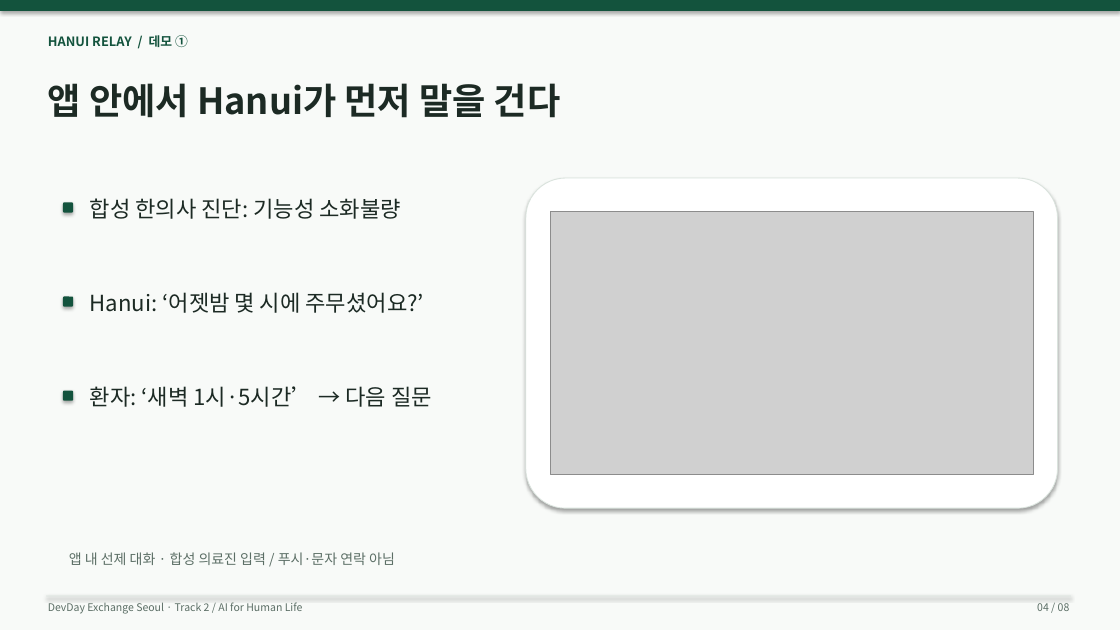
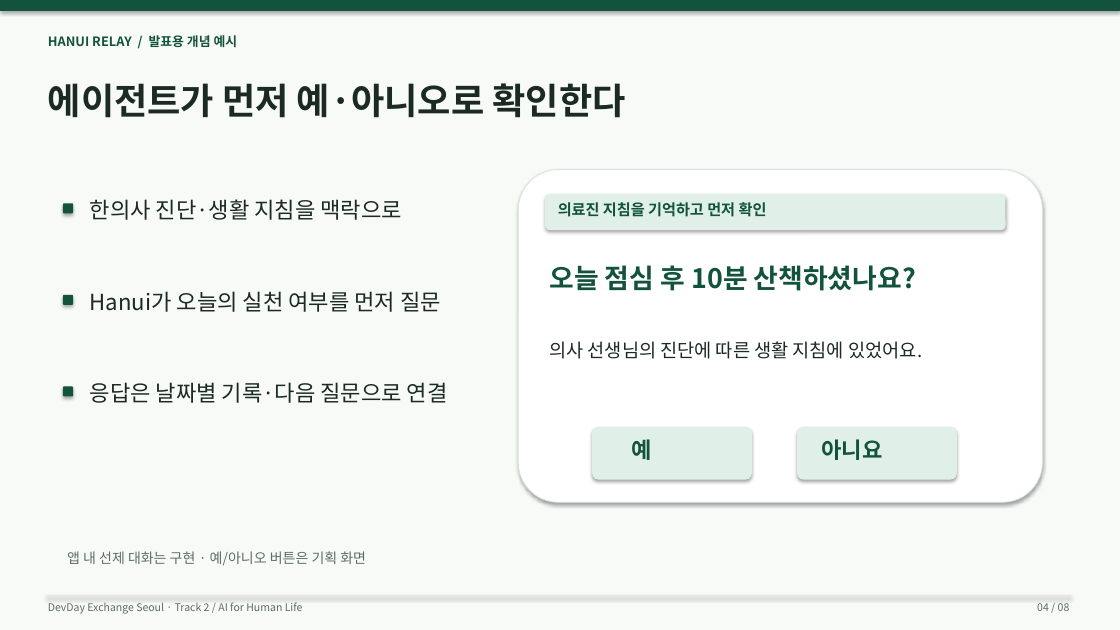
Before and after one commit to wlsalswo14/devday-hanui-relay, a slide deck: slide 4 of presentations/Hanui-Relay-4min.pptx. Drawn at 1120x630 pixels with LibreOffice and Linux fonts; fonts in the diff are those of the drawing; grey boxes stand for pictures. Boxes give left, top, right and bottom in pixels: in the first picture for what was removed or moved away, otherwise in the second. Text is boxed around its words. In the diff, an @@ line names an element or a change of style, - is before the commit and + after.

Commit message:
Unify agent wording and yes-no coaching across both presentation decks

```diff
--- a/presentations/Hanui-Relay-4min.pptx
+++ b/presentations/Hanui-Relay-4min.pptx
@@ text at <box>48,35,238,47</box>: text changed @@
-HANUI RELAY / 데모 ①
+HANUI RELAY / 발표용 개념 예시
@@ text at <box>48,83,626,118</box>: text changed @@
-앱 안에서 Hanui가 먼저 말을 건다
+에이전트가 먼저 예·아니오로 확인한다
@@ rounded rectangle: place and size @@
-rounded rectangle at <box>526,178,1058,508</box>
+rounded rectangle at <box>518,170,1043,502</box>
@@ rounded rectangle: place and size @@
-rounded rectangle at <box>63,391,73,401</box>
+rounded rectangle at <box>63,203,73,213</box>
@@ text at <box>90,199,402,220</box>: text changed @@
-합성 한의사 진단: 기능성 소화불량
+한의사 진단·생활 지침을 맥락으로
@@ rounded rectangle added at <box>545,194,1006,230</box>, fill #E0F0E8 @@
@@ text added at <box>558,202,767,217</box>, 13 pt, text #13533D, bold @@
+의료진 지침을 기억하고 먼저 확인
@@ picture removed at <box>550,212,1033,475</box> @@
@@ text added at <box>549,265,916,291</box>, 23 pt, text #13533D, bold @@
+오늘 점심 후 10분 산책하셨나요?
@@ rounded rectangle: place and size @@
-rounded rectangle at <box>63,202,73,213</box>
+rounded rectangle at <box>63,295,73,305</box>
@@ text at <box>90,291,441,312</box>: text changed @@
-Hanui: ‘어젯밤 몇 시에 주무셨어요?’
+Hanui가 오늘의 실천 여부를 먼저 질문
@@ text added at <box>549,341,922,359</box>, 16 pt, text #1C2A24 @@
+의사 선생님의 진단에 따른 생활 지침에 있었어요.
@@ rounded rectangle: place and size @@
-rounded rectangle at <box>63,297,73,307</box>
+rounded rectangle at <box>63,386,73,397</box>
@@ text at <box>90,382,448,403</box>: text changed @@
-환자: ‘새벽 1시·5시간’ → 다음 질문
+응답은 날짜별 기록·다음 질문으로 연결
@@ rounded rectangle added at <box>592,427,752,480</box>, fill #E0F0E8 @@
@@ text added at <box>632,439,652,460</box>, 19 pt, text #13533D, bold @@
+예
@@ rounded rectangle added at <box>797,427,957,480</box>, fill #E0F0E8 @@
@@ text added at <box>821,439,882,460</box>, 19 pt, text #13533D, bold @@
+아니요
@@ text at <box>67,551,366,566</box>: text changed @@
-앱 내 선제 대화 · 합성 의료진 입력 / 푸시·문자 연락 아님
+앱 내 선제 대화는 구현 · 예/아니오 버튼은 기획 화면
```
Also in this commit, not shown: 2 other slides changed, 7 other files.
